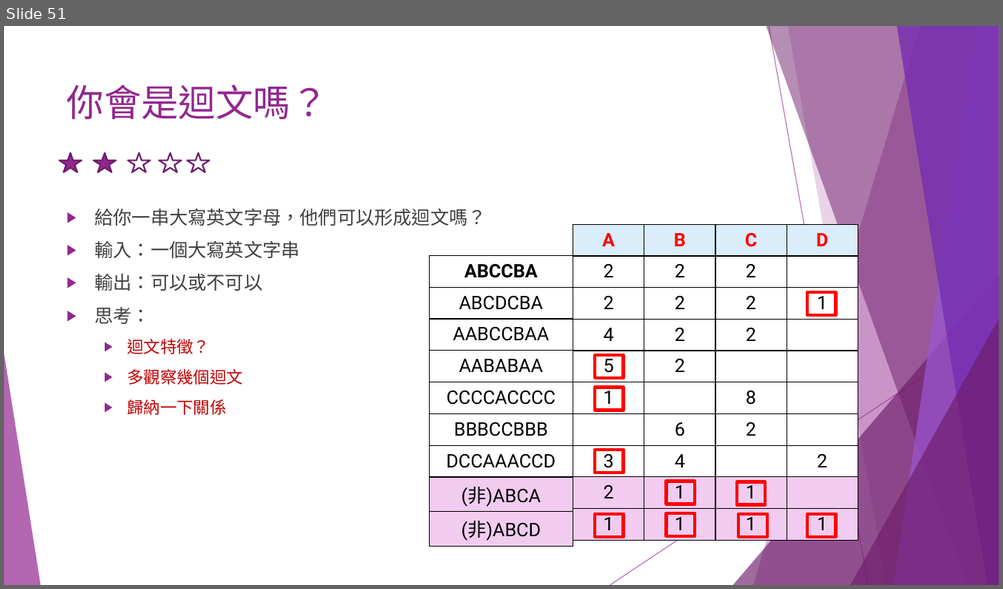
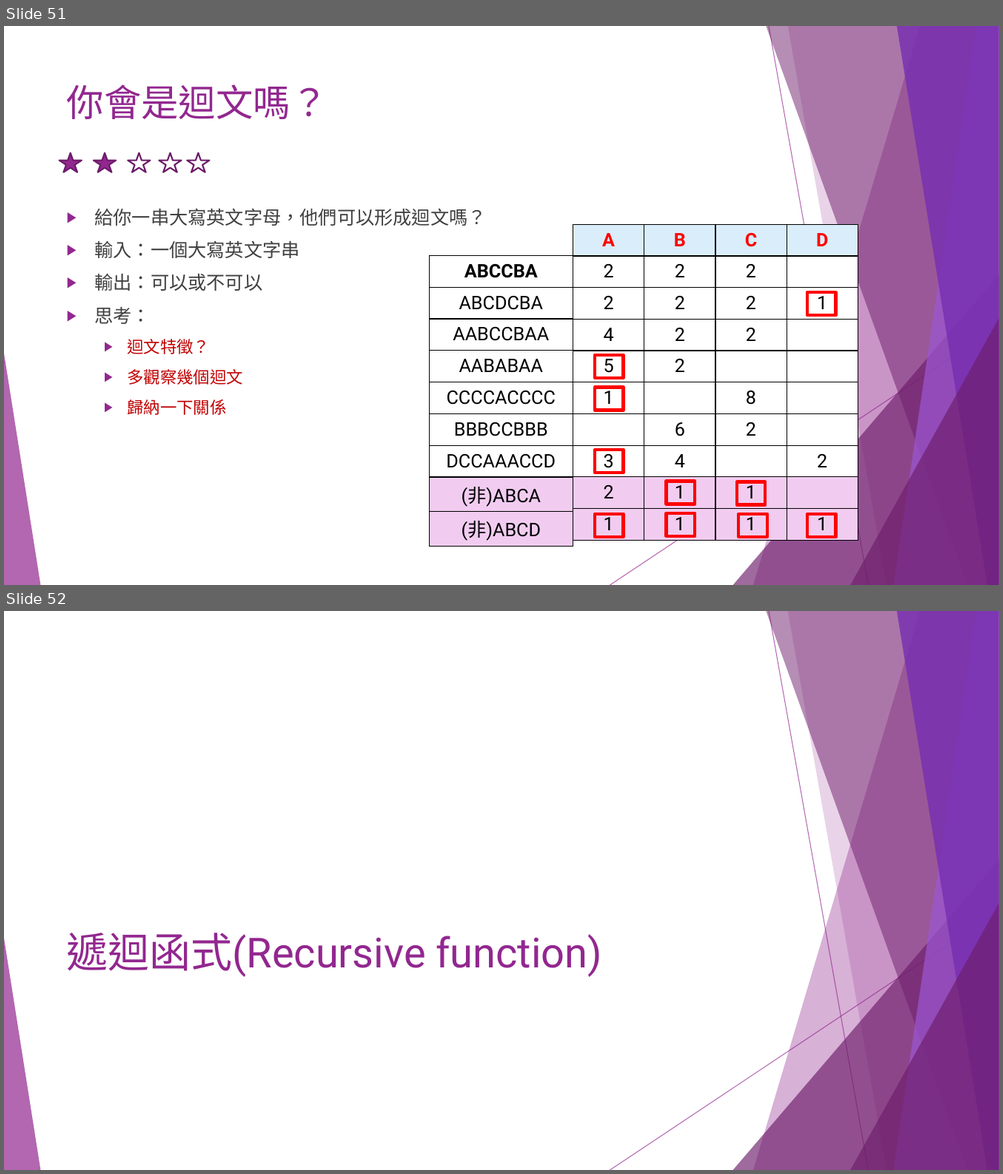
Before and after one commit to liulawsi/My_PPTs, a slide deck: CHING JIAN/C_Class/A1_邏輯思考訓練題.pptx. Shown one above the other, each under a label of ours: slide 51 before the commit, slides 51 and 52 after it. The pictures are 1003x589 and 1003x1174 pixels, drawn with LibreOffice and Linux fonts; fonts in the diff are those of the drawing. Boxes give left, top, right and bottom in pixels: in the first picture for what was removed or moved away, otherwise in the second. Text is boxed around its words. In the diff, an @@ line names an element or a change of style, - is before the commit and + after.

```diff
--- a/CHING JIAN/C_Class/A1_邏輯思考訓練題.pptx
+++ b/CHING JIAN/C_Class/A1_邏輯思考訓練題.pptx
@@ slide 52 added at box(4, 611, 999, 1170), background #FFFFFF; not listed: 10 template elements that a slide beside it also shows @@
@@ title added at box(67, 933, 603, 977), 40 pt, text #92278F @@
+遞迴函式(Recursive function)
```
Also in this commit, not shown: 1 slide changed, 1 other slide added.
